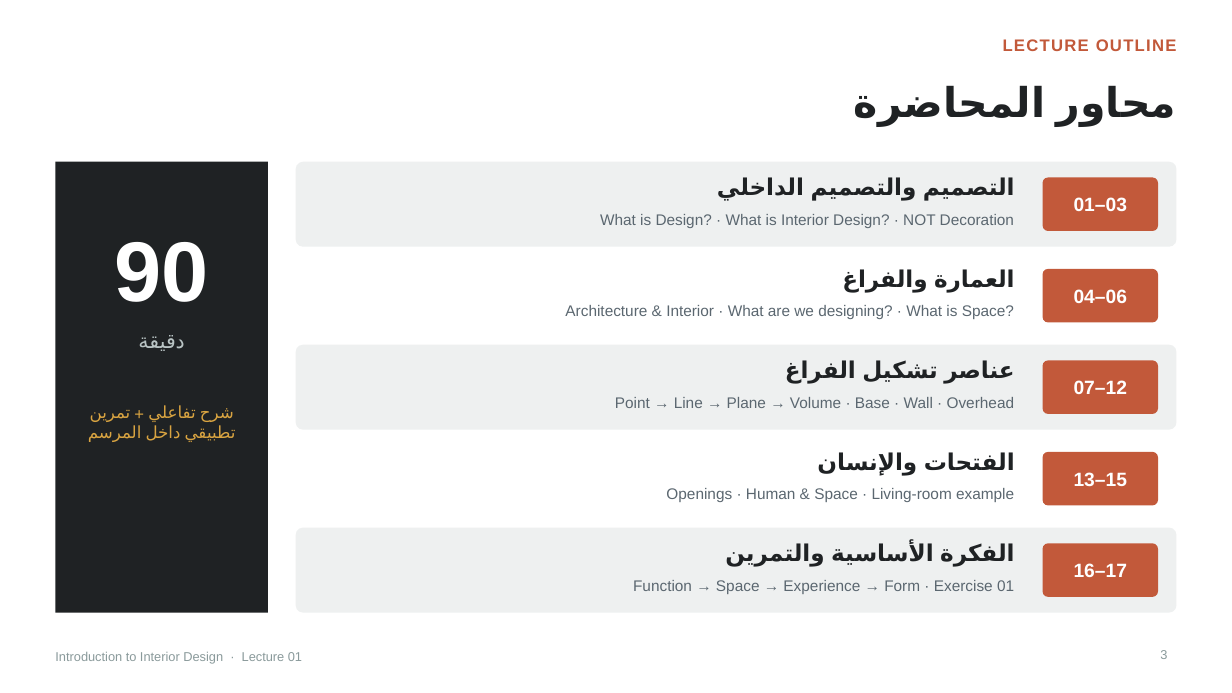
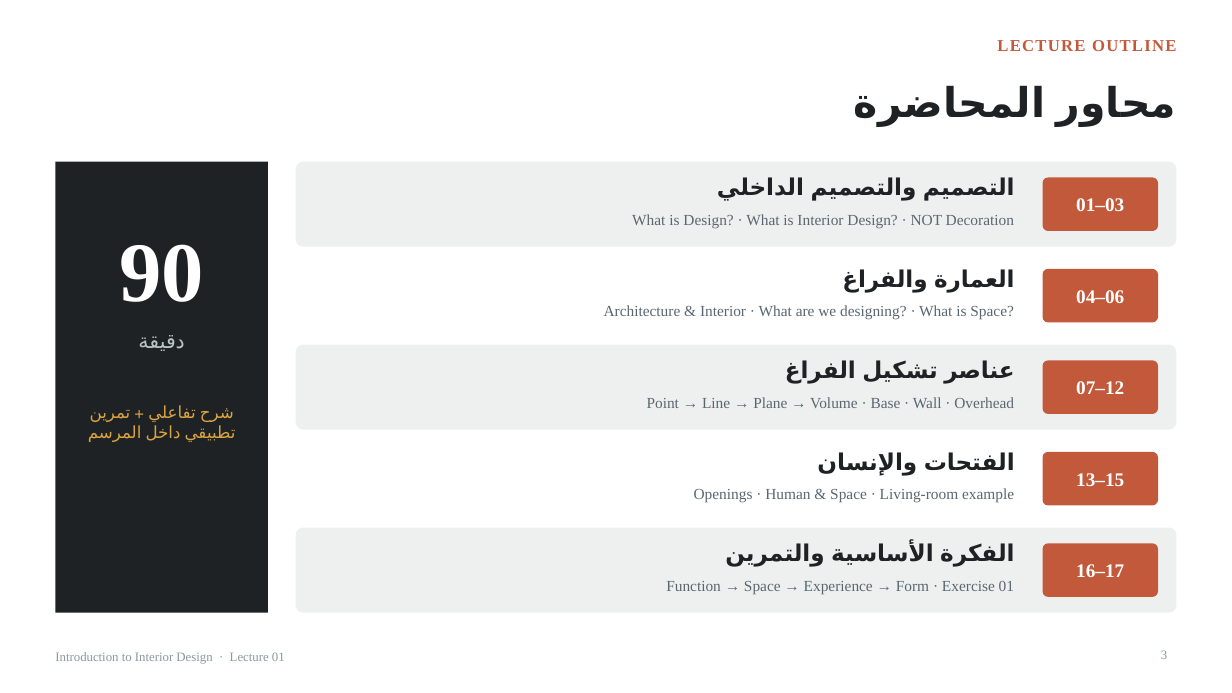
Before and after one commit to Hussein100M/H.yazizdi, a slide deck: slide 3 of lectures/lecture-01/Lecture01_Introduction_to_Interior_Design.pptx. Drawn at 1232x693 pixels with LibreOffice and Linux fonts; fonts in the diff are those of the drawing. Boxes give left, top, right and bottom in pixels: in the first picture for what was removed or moved away, otherwise in the second. Text is boxed around its words. In the diff, an @@ line names an element or a change of style, - is before the commit and + after.

```diff
--- a/lectures/lecture-01/Lecture01_Introduction_to_Interior_Design.pptx
+++ b/lectures/lecture-01/Lecture01_Introduction_to_Interior_Design.pptx
@@ font Arial to Times New Roman in 14 elements at <box>997,40,1176,51</box>, <box>1076,198,1124,211</box>, <box>632,214,1014,228</box>, <box>1076,290,1124,303</box>, <box>604,305,1014,320</box>, <box>1076,381,1124,394</box>, <box>647,397,1014,408</box>, <box>1076,473,1124,486</box>, <box>694,488,1014,503</box>, <box>1076,564,1124,577</box>, <box>666,581,1014,594</box>, <box>119,244,204,302</box>, <box>1161,650,1167,659</box>, <box>55,652,285,664</box> @@
```
Also in this commit, not shown: 28 other slides changed, 2 other files.
